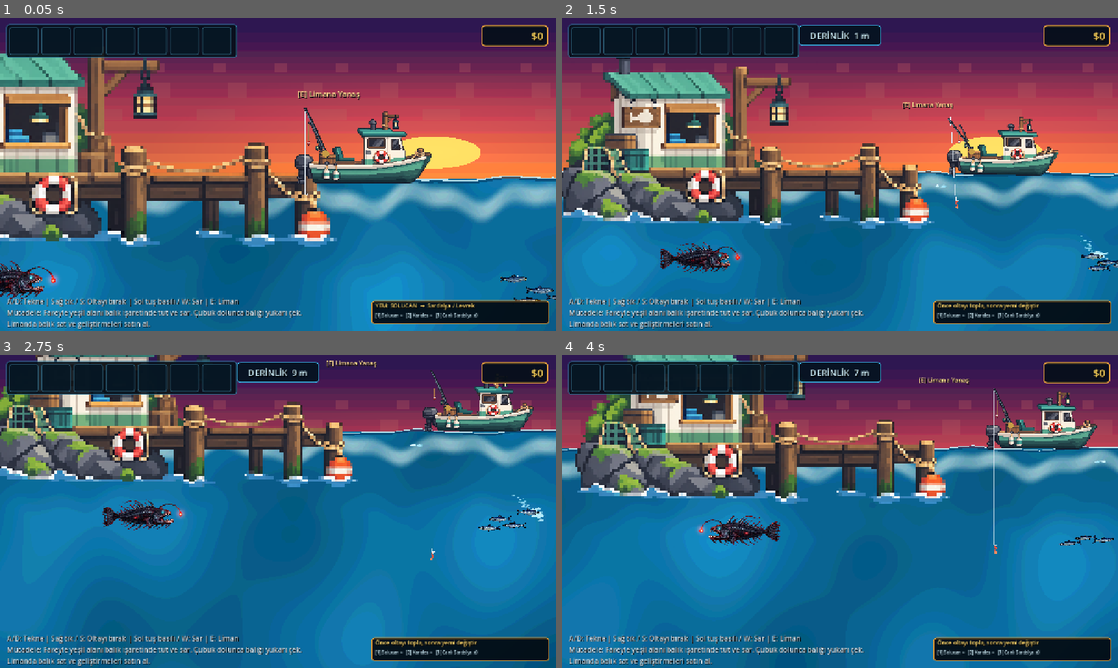
Above: before the commit, frames 1-4 (two rows, left to right).
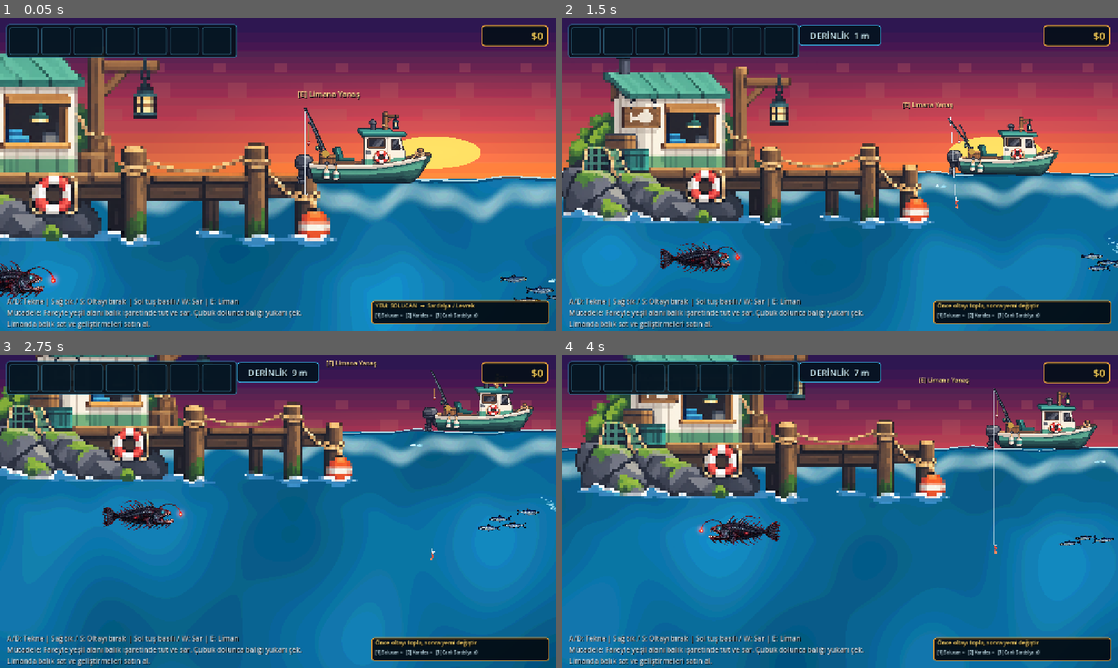
Above: after the commit, the same moments.

Repository: mirackayademir/TinyFisher
Game: Godot game, scene res://scenes/world.tscn
Same seed, same stepped clock (60 frames per second), same inputs: the game is played once before the commit and once after it.
Inputs (mouse positions are in pixels of both pictures, inside the frame that each line leads up to):
- Up to frame 1 (0.05 s): no input
- Up to frame 2 (1.5 s): tap Enter at 0.5 s; move the mouse to (962, 158) at 0.52 s; hold D (move_right) 0.53-1.28 s; tap E (dock) at 0.6 s; click (962, 158) at 0.67 s; move the mouse to (728, 190) at 1.27 s; hold S from 1.28 s (still down); tap 1 at 1.35 s
- Up to frame 3 (2.75 s): move the mouse to (333, 442) at 2.02 s; release S at 2.03 s; hold D (move_right) from 2.03 s (still down); tap 2 at 2.1 s
- Up to frame 4 (4 s): move the mouse to (812, 574) at 2.77 s; release D (move_right) at 2.78 s; hold W 2.78-3.53 s; tap 3 at 2.85 s; click (812, 574) at 2.92 s; move the mouse to (1006, 558) at 3.52 s; hold A (move_left) from 3.53 s (still down); tap E (dock) at 3.6 s

The runs differ from the first frame. In frame 1, less than 0.1% of the frame differs, in the area x 93-100%, y 82-85%; in frame 2, less than 0.1%; in frame 3, 0.2%, in the area x 86-100%, y 44-57%; in frame 4, less than 0.1%.

Commit message:
Fix Leviathan bubbles using fixed local tail anchor

Diff:
--- a/scenes/abyssal_leviathan_runtime.gd
+++ b/scenes/abyssal_leviathan_runtime.gd
@@ -2,7 +2,7 @@
 
 # Leviathan test runtime.
 # 6. madde: kabarcik + su izi.
-# V6: Parcaciklar texture'in tum canvasina gore degil, gorunen alpha sinirindaki gercek kuyruga baglanir.
+# V7 FIX: Efekt anchor'i texture/canvas boyutundan tamamen bagimsizdir.
 # Boss/yem/UI sistemlerine dokunulmaz.
 
 const FISH_TYPE: String = "Abyssal Leviathan"
@@ -14,7 +14,11 @@
 const TEST_BOAT_OFFSET_X: float = 850.0
 const TEST_DEPTH_Y: float = 600.0
 const RETRY_SECONDS: float = 0.5
-const FALLBACK_TAIL_DISTANCE: float = 235.0
+
+# Leviathan'in ekranda gorunen merkezinden kuyruk ucuna yaklasik mesafe.
+# Texture'in buyuk/transparent canvas'ini KESINLIKLE kullanmiyoruz.
+const TAIL_ANCHOR_X: float = 92.0
+const TAIL_ANCHOR_Y: float = 7.0
 
 var _texture: Texture2D = null
 var _world: Node2D = null
@@ -26,8 +30,6 @@
 
 var _wake_particles: CPUParticles2D = null
 var _bubble_particles: CPUParticles2D = null
-var _tail_anchor_sprite_local: Vector2 = Vector2.ZERO
-var _tail_anchor_ready: bool = false
 
 
 func _ready() -> void:
@@ -112,7 +114,7 @@
 	_spawned = true
 
 	print("LEVIATHAN TEST SPAWN OK: ", fish.global_position)
-	print("LEVIATHAN EFFECT 6 V6 ACTIVE: VISIBLE-TAIL ANCHOR")
+	print("LEVIATHAN EFFECT 6 V7 ACTIVE: FIXED LOCAL TAIL ANCHOR")
 
 
 func _configure_visual(fish: Area2D) -> void:
@@ -125,7 +127,6 @@
 	sprite.texture_filter = CanvasItem.TEXTURE_FILTER_NEAREST
 	sprite.scale = Vector2(0.34, 0.34)
 	sprite.z_index = 0
-	_cache_tail_anchor(sprite)
 
 	# fish.gd bilinmeyen turu Sardalya gorseline cevirmesin.
 	fish.set("last_visual_type", FISH_TYPE)
@@ -146,47 +147,11 @@
 			rect.size = Vector2(560.0, 170.0)
 
 
-func _cache_tail_anchor(sprite: Sprite2D) -> void:
-	_tail_anchor_ready = false
-	_tail_anchor_sprite_local = Vector2.ZERO
-
-	if sprite.texture == null:
-		return
-
-	var image: Image = sprite.texture.get_image()
-	if image == null or image.is_empty():
-		return
-
-	# get_used_rect(), bos/transparent canvas'i atip sadece gorunen piksellerin sinirini verir.
-	# Leviathan gorselinin dogal halinde kafa solda, kuyruk sagda.
-	var used_rect: Rect2i = image.get_used_rect()
-	if used_rect.size.x <= 0 or used_rect.size.y <= 0:
-		return
-
-	var texture_size: Vector2 = Vector2(
-		float(sprite.texture.get_width()),
-		float(sprite.texture.get_height())
-	)
-
-	var tail_pixel: Vector2 = Vector2(
-		float(used_rect.position.x + used_rect.size.x - 1),
-		float(used_rect.position.y) + float(used_rect.size.y) * 0.52
-	)
-
-	if sprite.centered:
-		tail_pixel -= texture_size * 0.5
-
-	_tail_anchor_sprite_local = tail_pixel + sprite.offset
-	_tail_anchor_ready = true
-
-	print("LEVIATHAN GERCEK KUYRUK ANCHOR HAZIR: ", _tail_anchor_sprite_local)
-
-
 func _setup_particle_effects() -> void:
 	if not is_instance_valid(_leviathan):
 		return
 
-	# Ana su/kopuk izi. Teknedeki calisan sistemle ayni temel yapi.
+	# Ana su/kopuk izi.
 	_wake_particles = CPUParticles2D.new()
 	_wake_particles.name = "LeviathanWakeParticles"
 	_wake_particles.z_index = -1
@@ -194,6 +159,7 @@
 	_wake_particles.amount = 52
 	_wake_particles.lifetime = 0.95
 	_wake_particles.randomness = 0.58
+	# false: once dogan parcacik dunya konumunda kalir ve gercek iz olusturur.
 	_wake_particles.local_coords = false
 	_wake_particles.texture = FOAM_TEXTURE
 	_wake_particles.spread = 20.0
@@ -205,7 +171,7 @@
 	_wake_particles.color = Color(0.84, 0.97, 1.0, 0.90)
 	_leviathan.add_child(_wake_particles)
 
-	# Daha seyrek ve yukari cikan kabarcik/kopuk parcaciklari.
+	# Daha seyrek ve yukari cikan kabarciklar.
 	_bubble_particles = CPUParticles2D.new()
 	_bubble_particles.name = "LeviathanBubbleParticles"
 	_bubble_particles.z_index = -1
@@ -228,27 +194,18 @@
 
 
 func _get_tail_anchor_on_leviathan() -> Vector2:
-	if not is_instance_valid(_leviathan) or not is_instance_valid(_sprite):
+	if not is_instance_valid(_sprite):
 		return Vector2.ZERO
 
-	# Guvenli fallback: texture'in tum genisligini kullanma. Buyuk transparent canvas
-	# kabarcigi yuzlerce piksel oteye tasiyordu.
-	if not _tail_anchor_ready:
-		var fallback_side: float = -1.0 if _sprite.flip_h else 1.0
-		return Vector2(FALLBACK_TAIL_DISTANCE * fallback_side, 8.0)
-
-	var sprite_local_anchor: Vector2 = _tail_anchor_sprite_local
-
-	# Sprite2D.flip_h node transformunu degistirmez; goruntu cizimini aynalar.
-	# Bu yuzden kuyruk anchor'ini da elle aynaliyoruz.
-	if _sprite.flip_h:
-		sprite_local_anchor.x = -sprite_local_anchor.x
-	if _sprite.flip_v:
-		sprite_local_anchor.y = -sprite_local_anchor.y
-
-	# Sprite'in scale/rotation/position degerlerini hesaba katip gercek dunya noktasini bul.
-	var global_anchor: Vector2 = _sprite.to_global(sprite_local_anchor)
-	return _leviathan.to_local(global_anchor)
+	# Gorselin dogal halinde kafa solda, kuyruk sagda.
+	# Sprite flip_h ile dondugunde kuyruk sola geciyor.
+	var tail_side: float = -1.0 if _sprite.flip_h else 1.0
+
+	# KRITIK FIX:
+	# texture.get_width(), get_used_rect(), WebP alpha siniri vb. HICBIRI kullanilmiyor.
+	# Bu deger direkt Leviathan node'unun lokal koordinatinda tutuluyor.
+	# Boylece dev transparent canvas kabarcigi baska baligin ustune tasiyamaz.
+	return Vector2(TAIL_ANCHOR_X * tail_side, TAIL_ANCHOR_Y)
 
 
 func _update_particle_effects() -> void:
@@ -256,18 +213,14 @@
 		return
 	if not is_instance_valid(_wake_particles) or not is_instance_valid(_bubble_particles):
 		return
-	if _sprite.texture == null:
-		return
-
-	# Gorselin dogal halinde kafa solda, kuyruk sagda.
-	# flip_h oldugunda kuyruk sola gecer.
+
 	var tail_side: float = -1.0 if _sprite.flip_h else 1.0
 	var tail_anchor: Vector2 = _get_tail_anchor_on_leviathan()
 
 	_wake_particles.position = tail_anchor
 	_bubble_particles.position = tail_anchor + Vector2(0.0, -2.0)
 
-	# Parcalar kuyruktan geriye dogru akar.
+	# Kuyruktan, hareketin tersine dogru akar.
 	_wake_particles.direction = Vector2(tail_side, 0.03)
 	_bubble_particles.direction = Vector2(tail_side * 0.28, -1.0).normalized()
 
